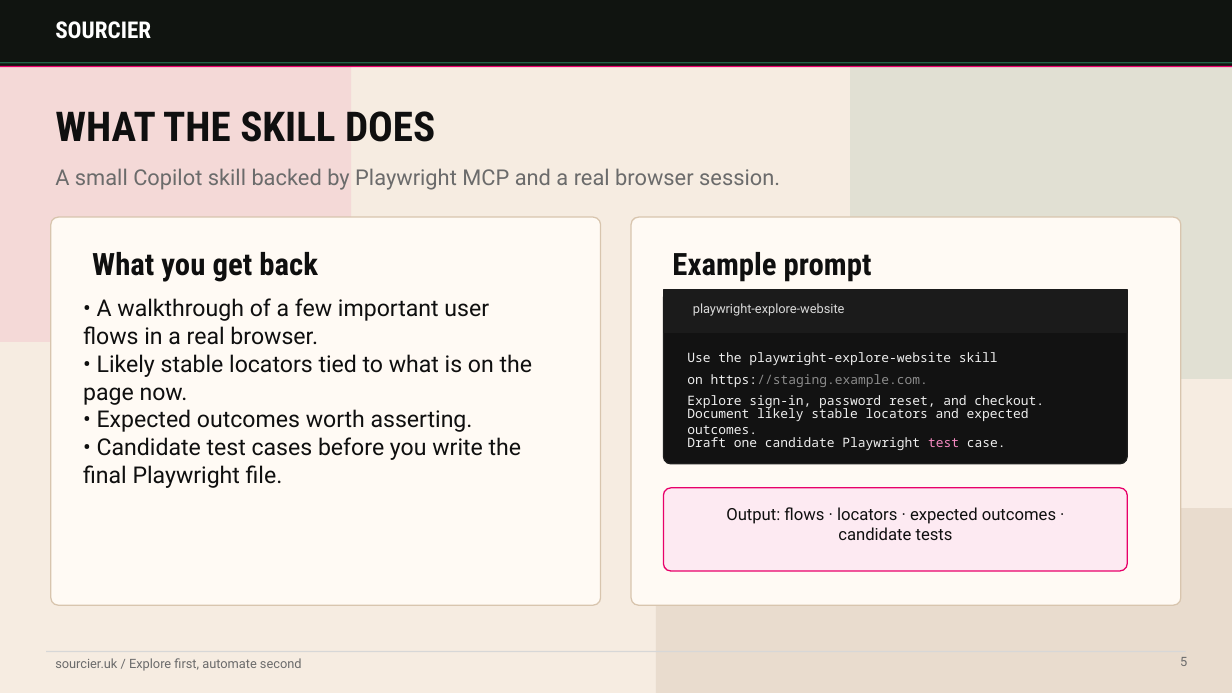
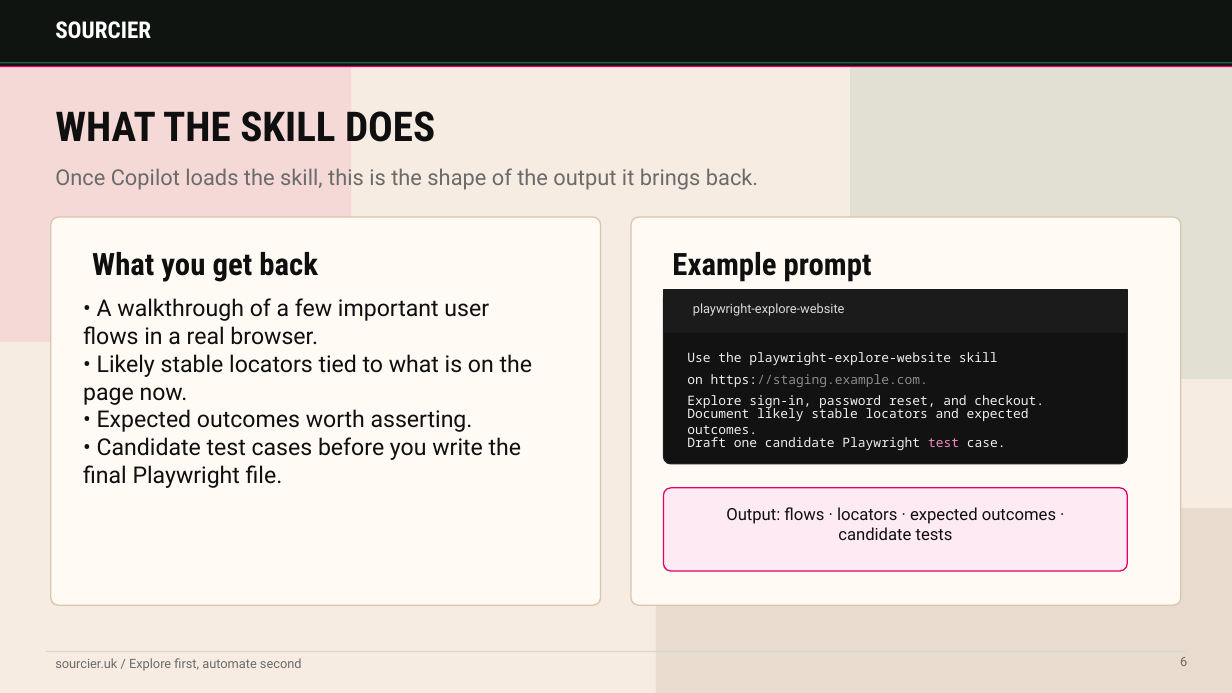
Before and after one commit to sourcier/web-sourcier.uk, a slide deck: slide 6 of public/talks/playwright-e2e-testing-talk.pptx (slide 5 before the commit). Drawn at 1232x693 pixels with LibreOffice and Linux fonts; fonts in the diff are those of the drawing. Boxes give left, top, right and bottom in pixels: in the first picture for what was removed or moved away, otherwise in the second. Text is boxed around its words. In the diff, an @@ line names an element or a change of style, - is before the commit and + after.

Commit message:
Add slides for skill definition and live demo in Playwright E2E talk presentation

```diff
--- a/public/talks/playwright-e2e-testing-talk.pptx
+++ b/public/talks/playwright-e2e-testing-talk.pptx
@@ text at (55, 168, 758, 190): text changed @@
-A small Copilot skill backed by Playwright MCP and a real browser session.
+Once Copilot loads the skill, this is the shape of the output it brings back.
@@ page number at (1180, 657, 1187, 666): text changed @@
-5
+6
```
Also in this commit, not shown: 2 slides added, 1 other file.
